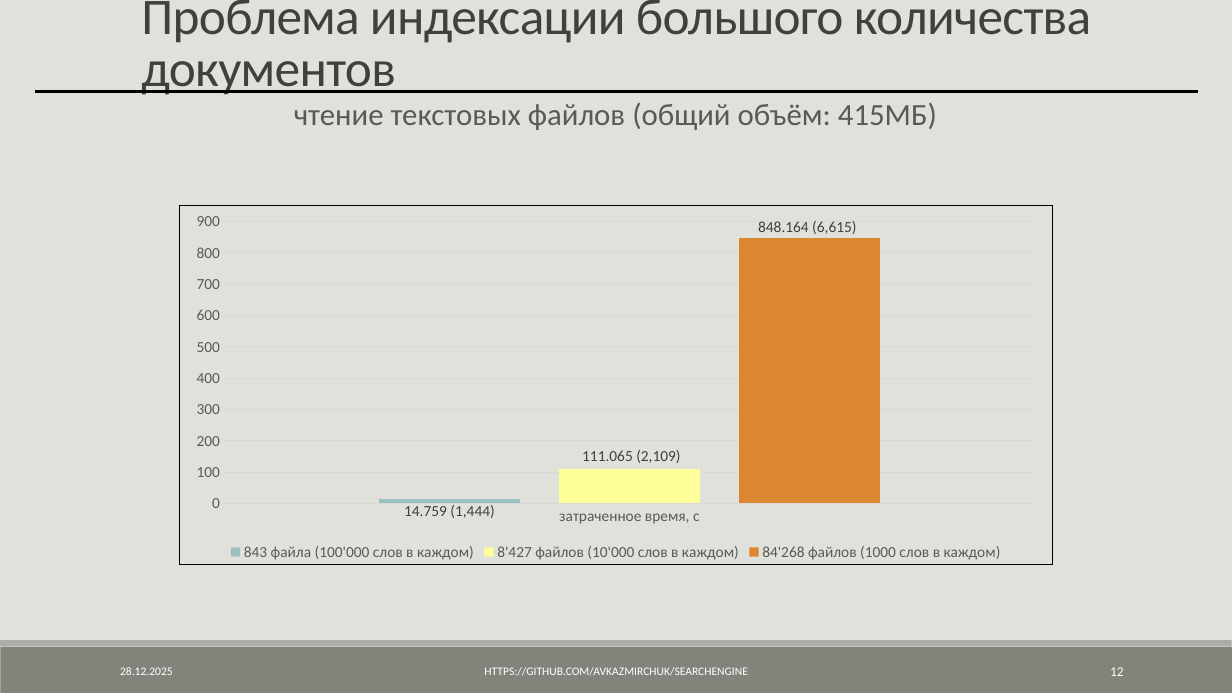
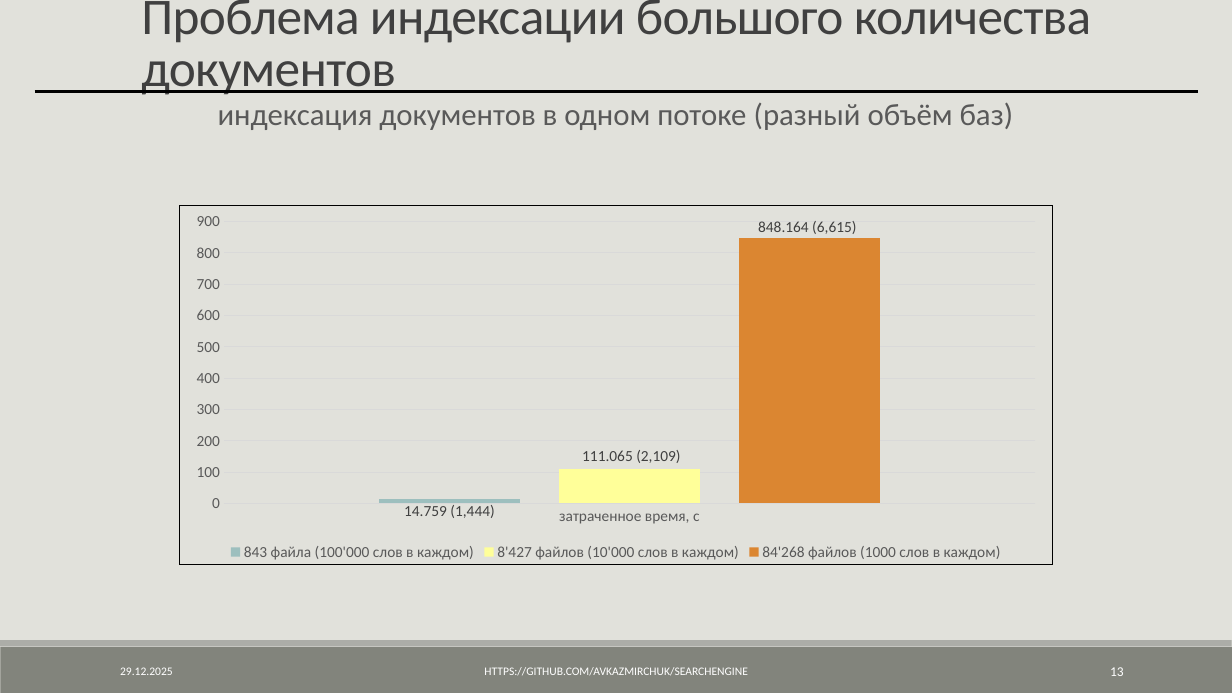
Before and after one commit to AVKazmirchuk/SearchEngine, a slide deck: slide 13 of presentation/защита.pptx (slide 12 before the commit). Drawn at 1232x693 pixels with LibreOffice and Linux fonts; fonts in the diff are those of the drawing. Boxes give left, top, right and bottom in pixels: in the first picture for what was removed or moved away, otherwise in the second. Text is boxed around its words. In the diff, an @@ line names an element or a change of style, - is before the commit and + after.

```diff
--- a/presentation/защита.pptx
+++ b/presentation/защита.pptx
@@ text at (218, 103, 1014, 130): text changed @@
-чтение текстовых файлов (общий объём: 415МБ)
+индексация документов в одном потоке (разный объём баз)
```
Also in this commit, not shown: 29 other slides changed, 6 slides added, 3 other files.
